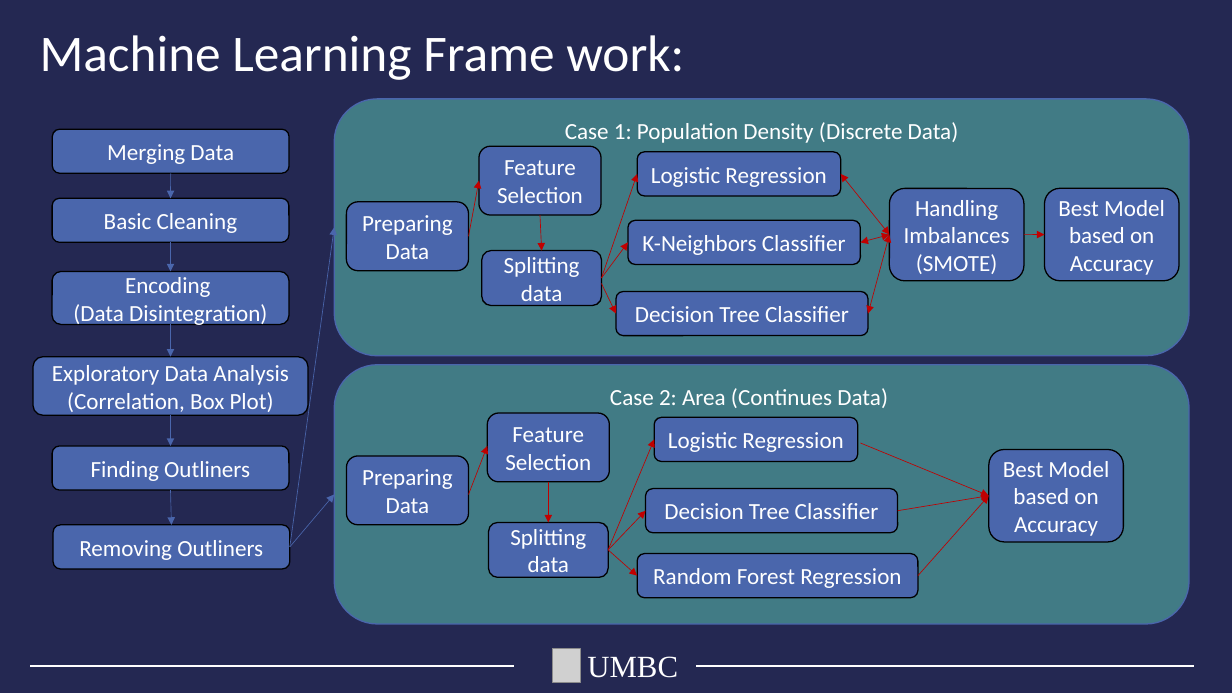
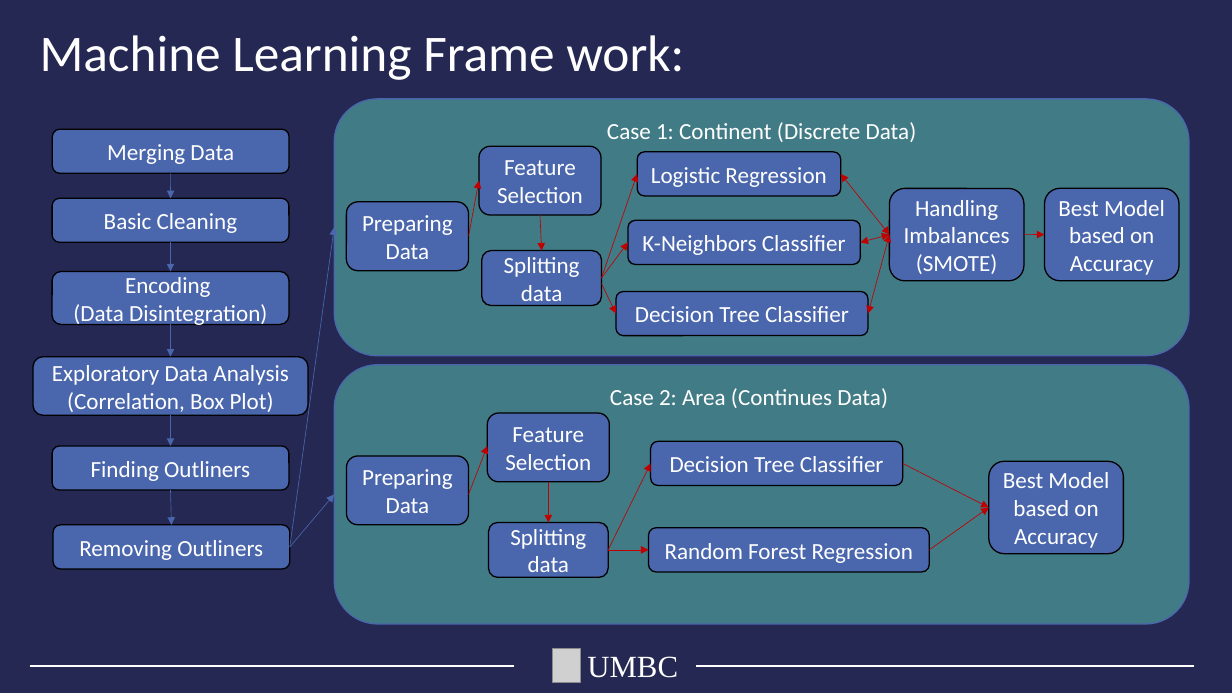
Before and after one commit to sushanth23k/Sushanth_Farmdata_analysis, a slide deck: slide 11 of docs/Final_presentation.pptx. Drawn at 1232x693 pixels with LibreOffice and Linux fonts; fonts in the diff are those of the drawing; grey boxes stand for pictures. Boxes give left, top, right and bottom in pixels: in the first picture for what was removed or moved away, otherwise in the second. Text is boxed around its words. In the diff, an @@ line names an element or a change of style, - is before the commit and + after.

```diff
--- a/docs/Final_presentation.pptx
+++ b/docs/Final_presentation.pptx
@@ text in rounded rectangle at box(607, 122, 917, 142): text changed @@
-Case 1: Population Density (Discrete Data)
+Case 1: Continent (Discrete Data)
@@ rounded rectangle removed at box(654, 418, 858, 462) @@
-Logistic Regression
@@ arrow removed from (608, 550) to (654, 440) @@
@@ rounded rectangle "Decision Tree Classifier": place and size @@
-rounded rectangle "Decision Tree Classifier" at box(646, 489, 898, 533)
+rounded rectangle "Decision Tree Classifier" at box(651, 442, 903, 486)
@@ arrow removed from (860, 443) to (989, 495) @@
@@ arrow moved from (608, 550) - (646, 511) to (608, 550) - (651, 464) @@
@@ arrow moved from (898, 511) - (989, 495) to (903, 464) - (989, 507) @@
@@ rounded rectangle "Best Model based on Accuracy": place and size @@
-rounded rectangle "Best Model based on Accuracy" at box(989, 449, 1124, 542)
+rounded rectangle "Best Model based on Accuracy" at box(989, 461, 1124, 554)
@@ arrow moved from (918, 576) - (989, 495) to (930, 550) - (989, 507) @@
@@ rounded rectangle "Random Forest Regression": place and size @@
-rounded rectangle "Random Forest Regression" at box(638, 554, 919, 598)
+rounded rectangle "Random Forest Regression" at box(649, 528, 930, 572)
@@ arrow moved from (608, 550) - (638, 576) to (608, 550) - (649, 550) @@
```
Also in this commit, not shown: 2 other slides changed.
